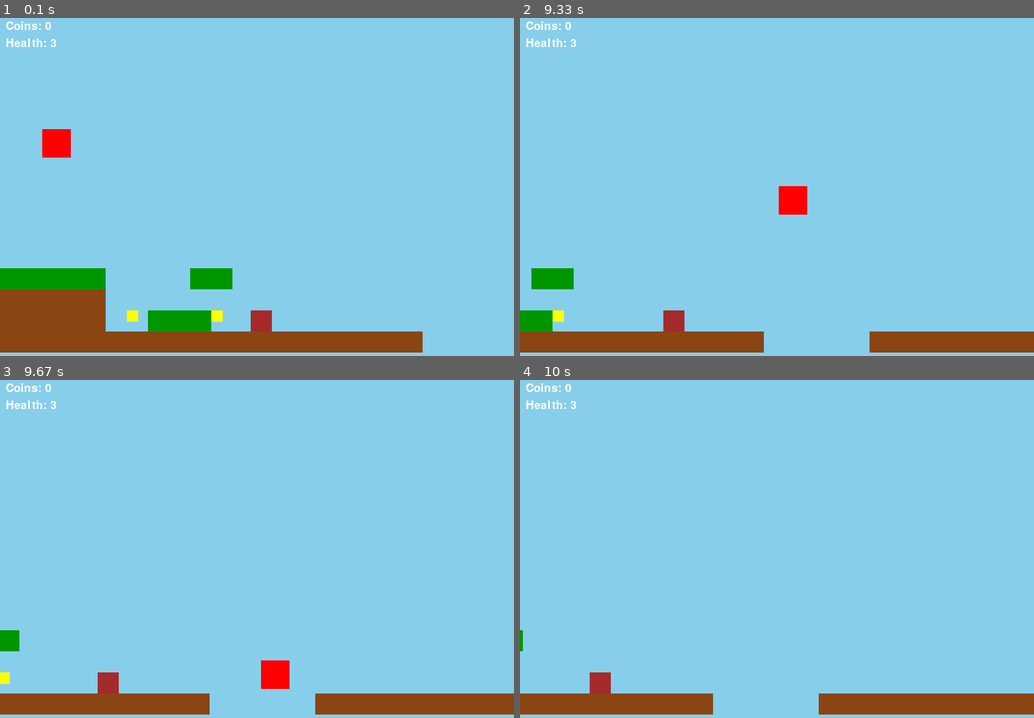
Above: before the commit, frames 1-4 (two rows, left to right).
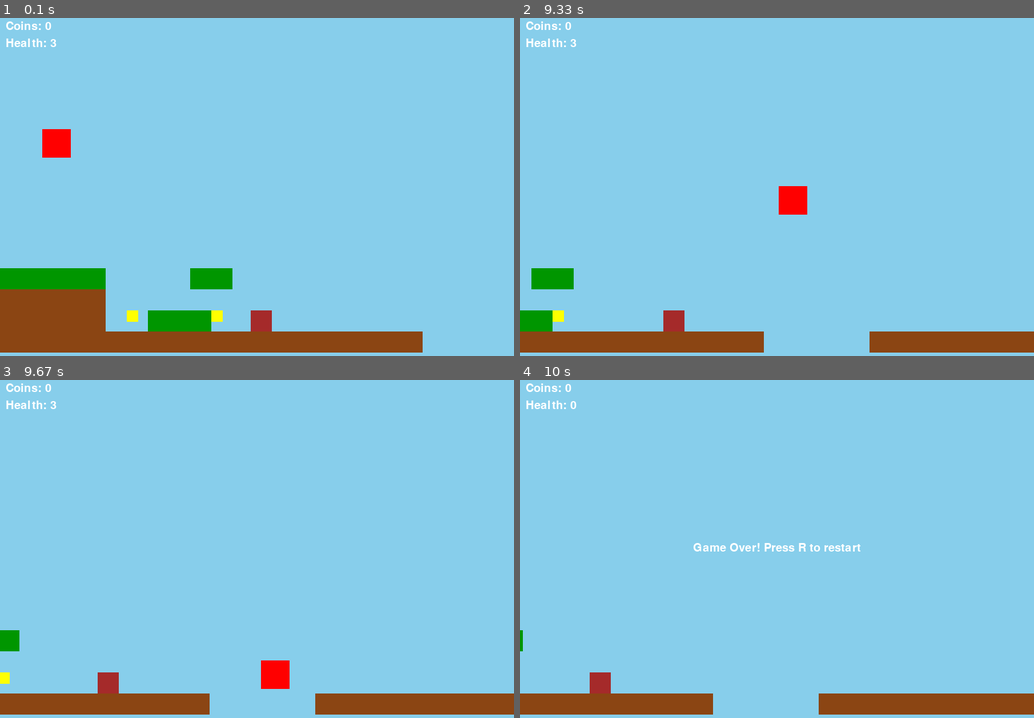
Above: after the commit, the same moments.

Repository: Graciano-B-L-Junior/Gamedevportfolio_pygame
Game: pygame game, started from 2 - Platform game/game.py
The game is run twice, just before and just after one commit, with the same random seed, the same clock (stepped at 60 frames per second) and the same inputs.
Inputs:
- Up to frame 1 (0.1 s): no input
- Up to frame 2 (9.33 s): hold Right 0.33-0.8 s; hold Up 0.83-1.13 s; tap Space at 0.9, 1.23, 1.53, 1.73, 2.03, 2.3, 2.6, 2.73, 3.13, 3.43, 3.8, 4.1, 4.3, 4.6, 4.8, 5.13, 5.43, 5.63, 5.93, 6.2, 6.5, 6.63, 7.03, 7.33, 7.7, 8, 8.2, 8.5, 8.7, 9.03 s; hold Right 1.17-1.63 s; hold Left 1.67-2.2 s; hold Left 2.23-2.63 s; hold Up 2.67-3.03 s; hold Right 3.07-3.7 s; hold Left 3.73-4.2 s; hold Right 4.23-4.7 s; hold Up 4.73-5.03 s; hold Right 5.07-5.53 s; hold Left 5.57-6.1 s; hold Left 6.13-6.53 s; hold Up 6.57-6.93 s; hold Right 6.97-7.6 s; hold Left 7.63-8.1 s; hold Right 8.13-8.6 s; hold Up 8.63-8.93 s; hold Right from 8.97 s (still down)
- Up to frame 3 (9.67 s): tap Space at 9.33, 9.53 s; release Right at 9.43 s; hold Left from 9.47 s (still down)
- Up to frame 4 (10 s): keep holding Left; tap Space at 9.83 s

Frames 1-3 are identical in both runs. In frame 4, 0.4% of the frame differs, in the area x 9-67%, y 6-51%.

Commit message:
Adjust background music volume and implement health reduction for player falling off screen

Diff:
--- a/2 - Platform game/game.py
+++ b/2 - Platform game/game.py
@@ -80,7 +80,7 @@
     def _start_bgm(self):
         pygame.mixer.music.load(os.path.join(self.assets_folder, self.audio_player["music"][0]))
         pygame.mixer.music.play(-1)
-        pygame.mixer.music.set_volume(0.7)
+        pygame.mixer.music.set_volume(0.5)
 
     def jump_sfx(self):
         pygame.mixer.Sound.play(pygame.mixer.Sound(os.path.join(self.assets_folder, self.audio_player["sfx"][1])))
--- a/2 - Platform game/player.py
+++ b/2 - Platform game/player.py
@@ -164,6 +164,9 @@
         if self.rect.left < 0:
             self.rect.left = 0
             self.vx = 0
+
+        if self.rect.top > self.game.screen_height:
+            self.health = 0
 
     def update(self, other_rects, **kwargs):
         delta_time = kwargs.get("delta_time")
